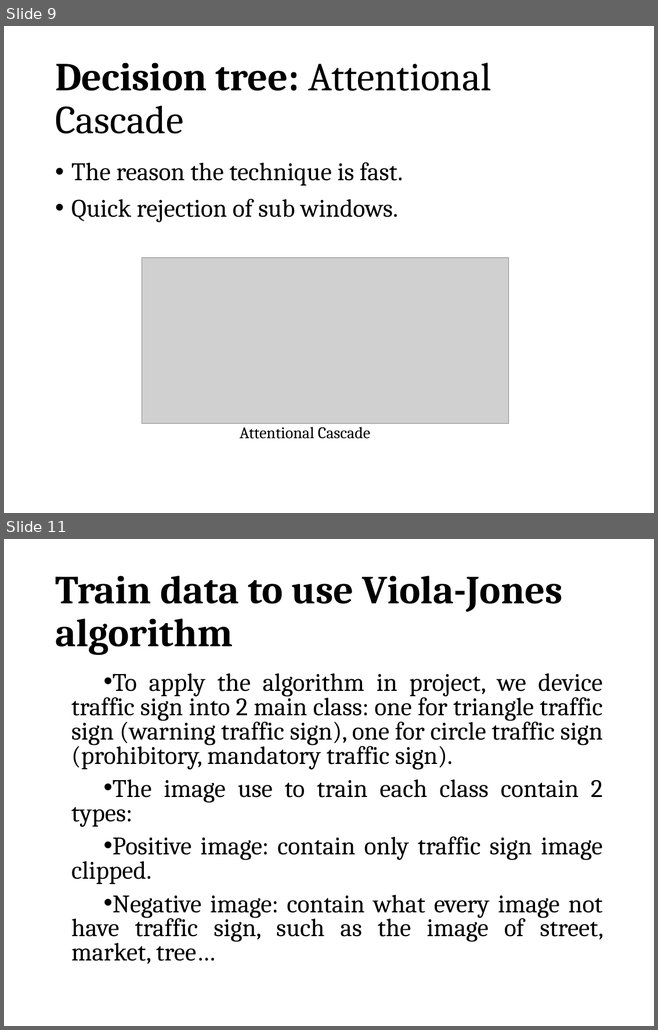
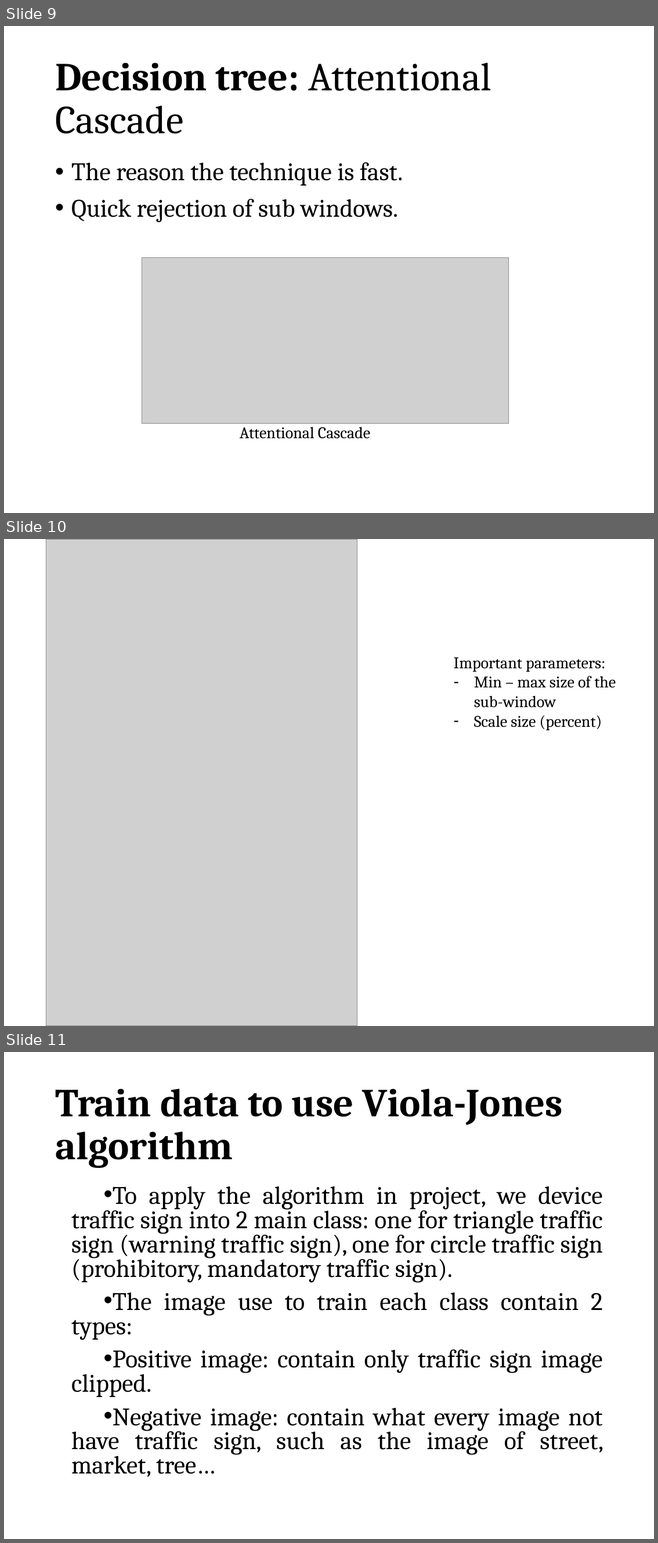
Before and after one commit to maitan10000/traffic-sign-detection-and-recognition, a slide deck: Presentation/Slide phu/Viola-Jones Algorithm.pptx. Shown one above the other, each under a label of ours: slides 9 and 11 before the commit, slides 9, 10 and 11 after it; the slides between them are not shown. The pictures are 658x1030 and 658x1543 pixels, drawn with LibreOffice and Linux fonts; fonts in the diff are those of the drawing; grey boxes stand for pictures. Boxes give left, top, right and bottom in pixels: in the first picture for what was removed or moved away, otherwise in the second. Text is boxed around its words. In the diff, an @@ line names an element or a change of style, - is before the commit and + after.

```diff
--- a/Presentation/Slide phu/Viola-Jones Algorithm.pptx
+++ b/Presentation/Slide phu/Viola-Jones Algorithm.pptx
@@ slide 10 added at (x1=4, y1=539, x2=654, y2=1026), background #FFFFFF @@
@@ picture added at (x1=46, y1=539, x2=357, y2=1026) @@
@@ text added at (x1=453, y1=657, x2=615, y2=730), 18 pt, text #000000 @@
+Important parameters:
+– Min – max size of the sub-window
+– Scale size (percent)
```
Also in this commit, not shown: 1 other slide added, 1 slide removed, 4 other files.
